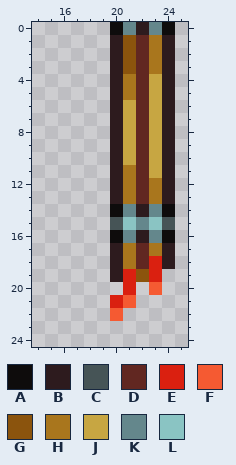
A pixel-art sprite gets an edit: Resources/Textures/_Ganimed/Structures/Power/Cables/mv_cable.rsi/mvcable_1.png. Above, as it was before the edit.
The file is 32x32 pixels. Shown: x 14..25, y 0..24.
Palette (. is transparent): A #0e0c0c  B #2d1b1e  C #465456  D #612721  E #da2010  F #f55a32  G #8b540d  H #a9761d  J #c7a642  K #64878c  L #8ac4c3
Pixels before, first column x 20:
 0 AKBKA
 1 BGDHB
 2 BGDHB
 3 BGDHB
 4 BHDJB
 5 BHDJB
 6 BJDJB
 7 BJDJB
 8 BJDJB
 9 BJDJB
10 BJDJB
11 BHDJB
12 BHDHB
13 BHDHB
14 AKBKA
15 CLKLC
16 AKBKA
17 BHDHB
18 BHDEB
19 BEGE.
20 .E.F.
21 EF...
22 F....
After the commit:
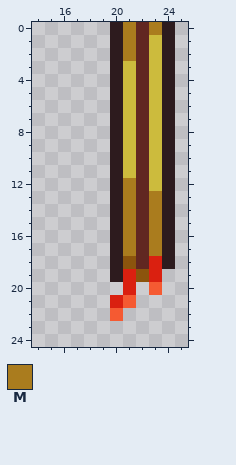
Colours new in this view: M #aa7c1e
Change:
Colour J changes from #c7a642 to #ccbb3d.
The edit turns colour A into colour B in row 0 at x 20 and 24; in row 14 at x 20 and 24; in row 16 at x 20 and 24.
The edit turns colour C into colour B in row 15 at x 20 and 24.
The edit turns colour B into colour D in row 0 at x 22; in row 14 at x 22; in row 16 at x 22.
The edit turns colour K into colour D in row 15 at x 22.
The edit turns colour H into colour G in row 18 at x 21.
The edit turns colour G into colour J in row 3 at x 21.
The edit turns colour H into colour J in rows 1 to 3 at x 23; in rows 4 to 5 at x 21; in row 11 at x 21; in row 12 at x 23.
The edit turns colour G into colour M in rows 1 to 2 at x 21.
The edit turns colour H into colour M in row 12 at x 21; in row 13 at x 21 and 23; in row 17 at x 21 and 23.
The edit turns colour K into colour M in row 0 at x 21 and 23; in row 14 at x 21 and 23; in row 16 at x 21 and 23.
The edit turns colour L into colour M in row 15 at x 21 and 23.
Boxes around the changes in both pictures, in picture pixels (x1, y1, x2, y2):
changed: (110, 22, 175, 269)
